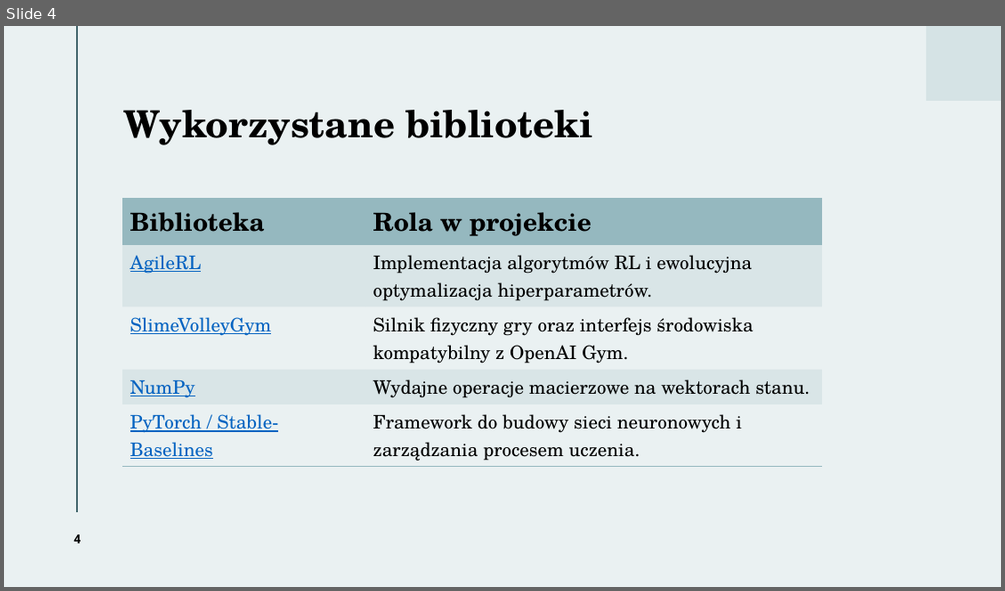
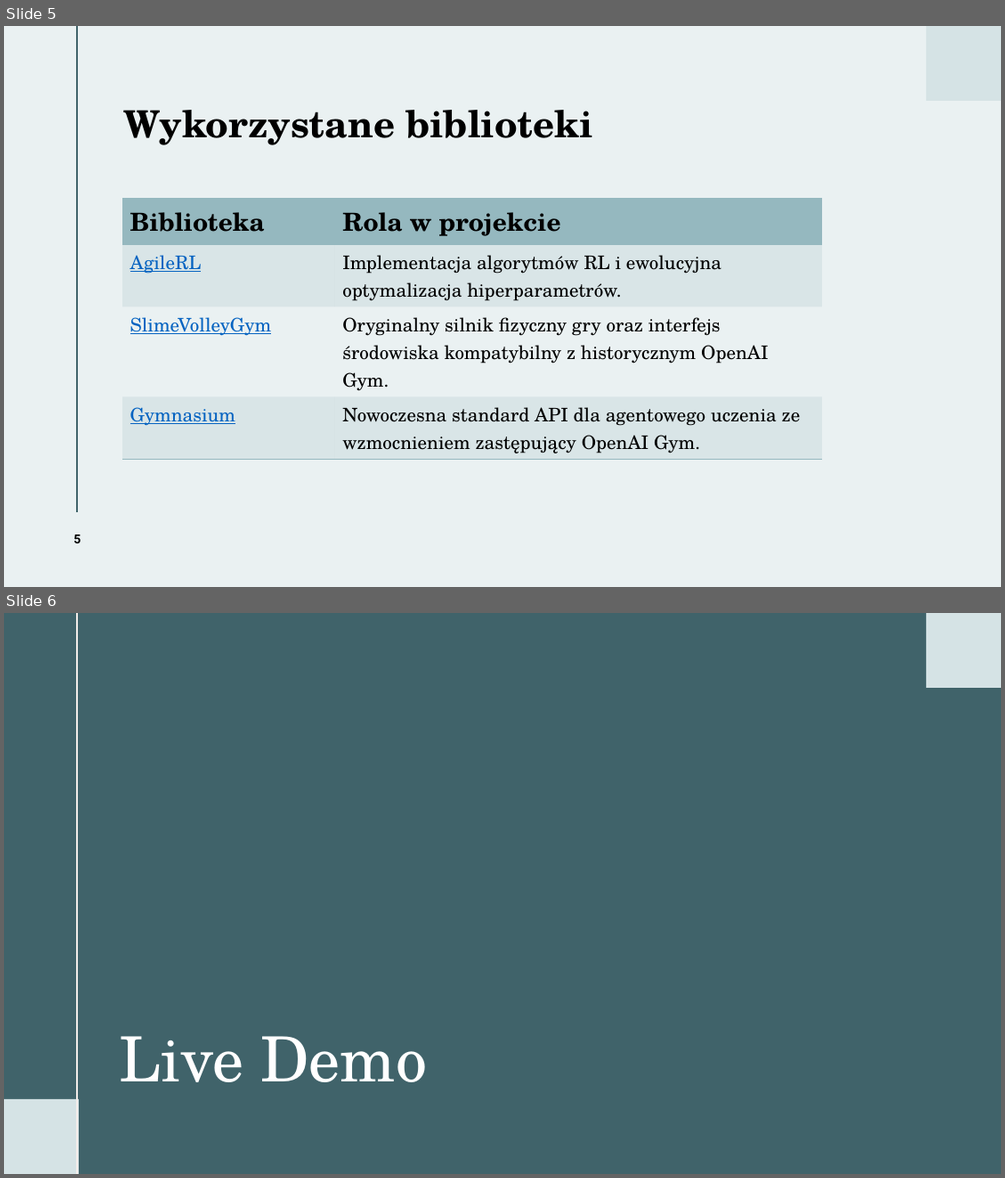
Before and after one commit to rmesek/iwsum-slimevolley, a slide deck: docs/Slime Volleyball MARL.pptx. Shown one above the other, each under a label of ours: slide 4 before the commit, slides 5 and 6 after it. The pictures are 1005x591 and 1005x1178 pixels, drawn with LibreOffice and Linux fonts; fonts in the diff are those of the drawing. Boxes give left, top, right and bottom in pixels: in the first picture for what was removed or moved away, otherwise in the second. Text is boxed around its words. In the diff, an @@ line names an element or a change of style, - is before the commit and + after.

```diff
--- a/docs/Slime Volleyball MARL.pptx
+++ b/docs/Slime Volleyball MARL.pptx
@@ slide 6 added at (4, 613, 1001, 1174), background #40636A; not listed: 1 template element that a slide beside it also shows @@
@@ line added from (77, 613) to (77, 1174), #F3EDEA 1.5 pt @@
@@ title added at (119, 1036, 428, 1082), 60 pt, text #FFFFFF @@
+Live Demo
@@ rectangle added at (4, 1099, 79, 1174), fill #D5E3E5 @@
@@ what was slide 4 is now slide 5 @@
@@ slide 5 changed as well @@
@@ table at (123, 199, 822, 457) @@
-row 3: SlimeVolleyGym | Silnik fizyczny gry oraz interfejs środowiska kompatybilny z OpenAI Gym.
-row 4: NumPy | Wydajne operacje macierzowe na wektorach stanu.
-row 5: PyTorch / Stable-Baselines | Framework do budowy sieci neuronowych i zarządzania procesem uczenia.
+row 3: SlimeVolleyGym | Oryginalny silnik fizyczny gry oraz interfejs środowiska kompatybilny z historycznym OpenAI Gym.
+row 4: Gymnasium | Nowoczesna standard API dla agentowego uczenia ze wzmocnieniem zastępujący OpenAI Gym.
@@ page number at (73, 534, 81, 543): text changed @@
-4
+5
```
Also in this commit, not shown: 3 other slides changed, 1 other slide added, 1 slide removed.
